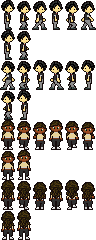
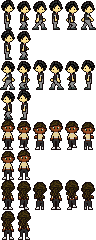
Layers edited between the first and the second 96px x 240px image:
painted on "main_character" over 1, 132, 95, 236
